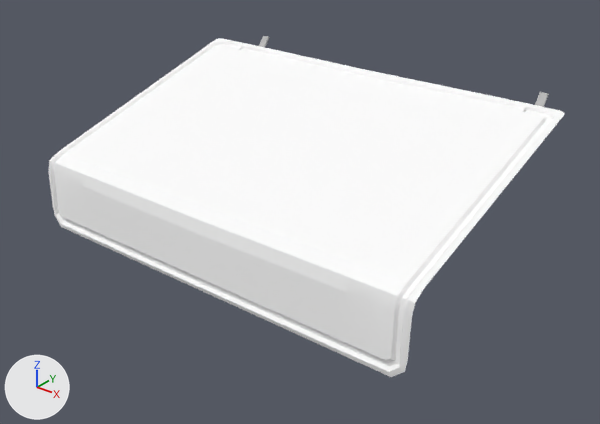
The FBX model Assets/Models/Trunk_hatch.fbx, before and after one commit.
Rendered twice from a camera (50 mm lens) standing at (0.436, -0.539, 0.388) and looking at (0.015, -0.013, 0.062). The lights are fixed; the arrows at lower left show +X, +Y and +Z. Where no turn or scale is listed for an object, it has been applied to the vertices. Vertices at the same position are counted once.

In view in the first picture: 'trunk_hatch'.
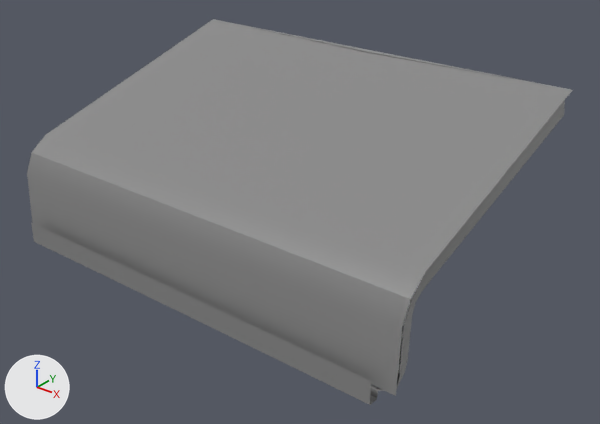
What differs and where, as boxes [x1, y1, x2, y2] in the pictures (600 x 424 px):
'trunk_hatch', reshaped (13% taller): before [49, 36, 564, 377]; after [27, 19, 572, 405]
part 1 of me_mesh, built on: before [55, 53, 512, 377]; after [27, 19, 572, 405]

What the commit changed:
Material 'lambert1' (mat_lambert1) is new.
Its base color is (0.251, 0.251, 0.251) (grey #898989).
me_mesh is used by ob_trunk_hatch; location (0.0, 0.1258, 0.1762).
me_mesh had 386 vertices, 364 faces and spanned x -0.201..0.199, y -0.253..0.023, z -0.149..-0.014.
me_mesh now has 705 vertices, 664 faces and spans x -0.206..0.205, y -0.281..0.023, z -0.164..0.007.
Part 1, on me_mesh:
16 faces are deleted.
5 vertices in x -0.182..0.181, y -0.251, z -0.149 move by (0.0, 0.0, 0.002).
3 vertices in x -0.145..0.144, y -0.253, z -0.145 move by (0.0, 0.002, 0.0).
4 vertices move from x -0.189..0.187, y -0.252..-0.251, z -0.149..-0.145 to x -0.204..0.203, y -0.27..-0.251, z -0.145..-0.141.
144 vertices are added at x -0.206..0.205, y -0.281..-0.018, z -0.154..0.007.
9 new vertices lie (0.009, 0.0, 0.0) away from vertices in x -0.191..0.181, y -0.281..-0.018, z -0.154..0.007.
98 new faces join them, mat_cartrunk_blinn (its picture is missing).
64 new faces join them, mat_lambert1 (grey #898989).
me_mesh now uses material mat_lambert1 (grey #898989).
